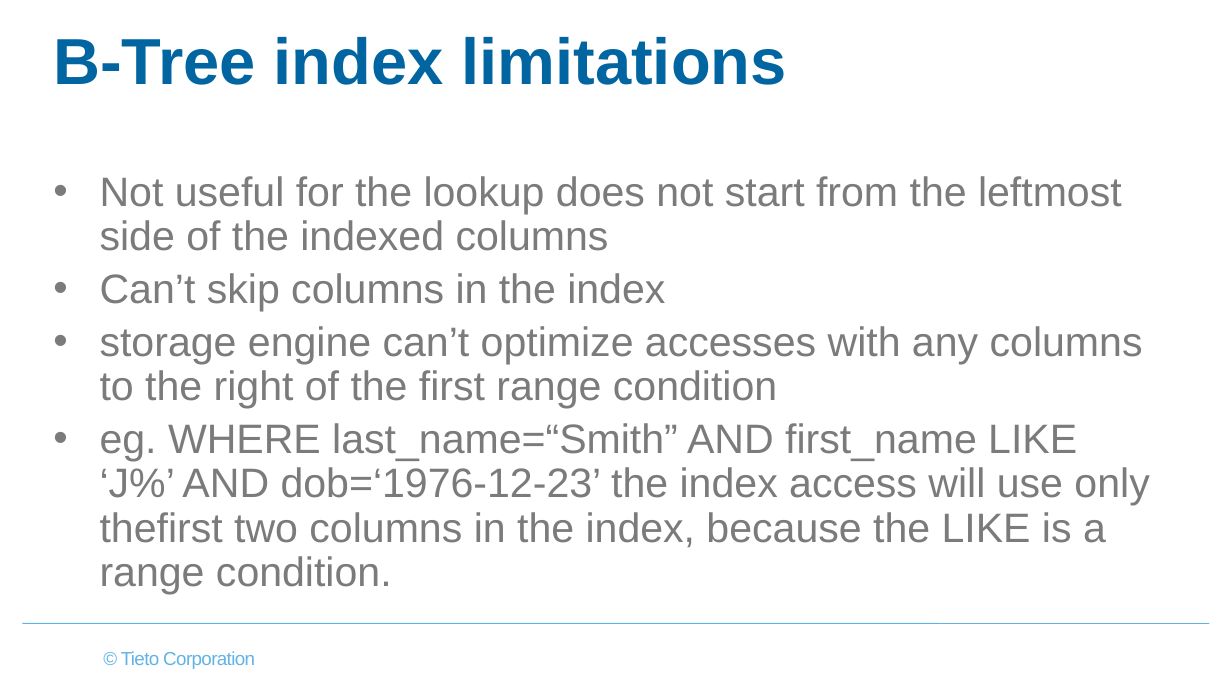
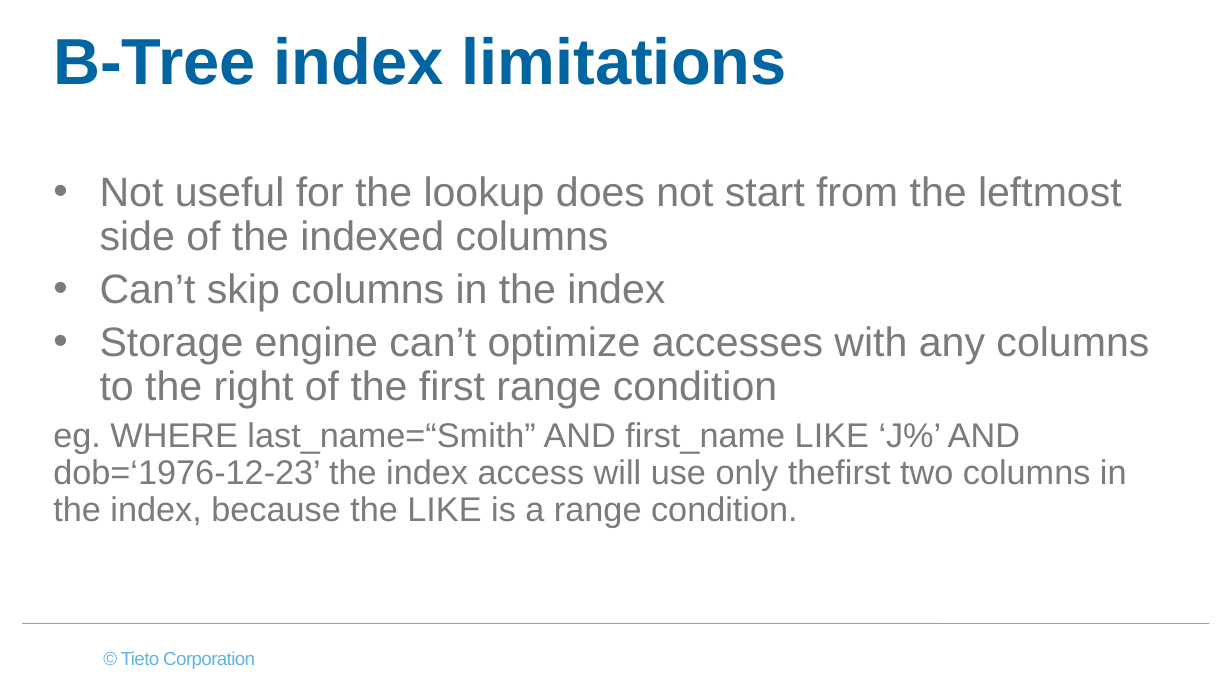
Before and after one commit to virh/case-study, a slide deck: slide 5 of vitess/MySQL Index & Orchestrator.pptx. Drawn at 1232x693 pixels with LibreOffice and Linux fonts; fonts in the diff are those of the drawing; background and template pictures are left out. Boxes give left, top, right and bottom in pixels: in the first picture for what was removed or moved away, otherwise in the second. Text is boxed around its words. In the diff, an @@ line names an element or a change of style, - is before the commit and + after.

```diff
--- a/vitess/MySQL Index & Orchestrator.pptx
+++ b/vitess/MySQL Index & Orchestrator.pptx
@@ text at bbox=[100, 326, 1149, 408]: text changed @@
-• storage engine can’t optimize accesses with any columns to the right of the first range condition
+• Storage engine can’t optimize accesses with any columns to the right of the first range condition
@@ text at bbox=[53, 422, 1127, 527]: size 24 to 20 pt in "eg. WHERE last_name=“Smith” AND first_name LIKE ‘J%’ ..."; bullet • to none @@
```
Also in this commit, not shown: 28 other slides changed, 1 slide added, 1 slide removed.
